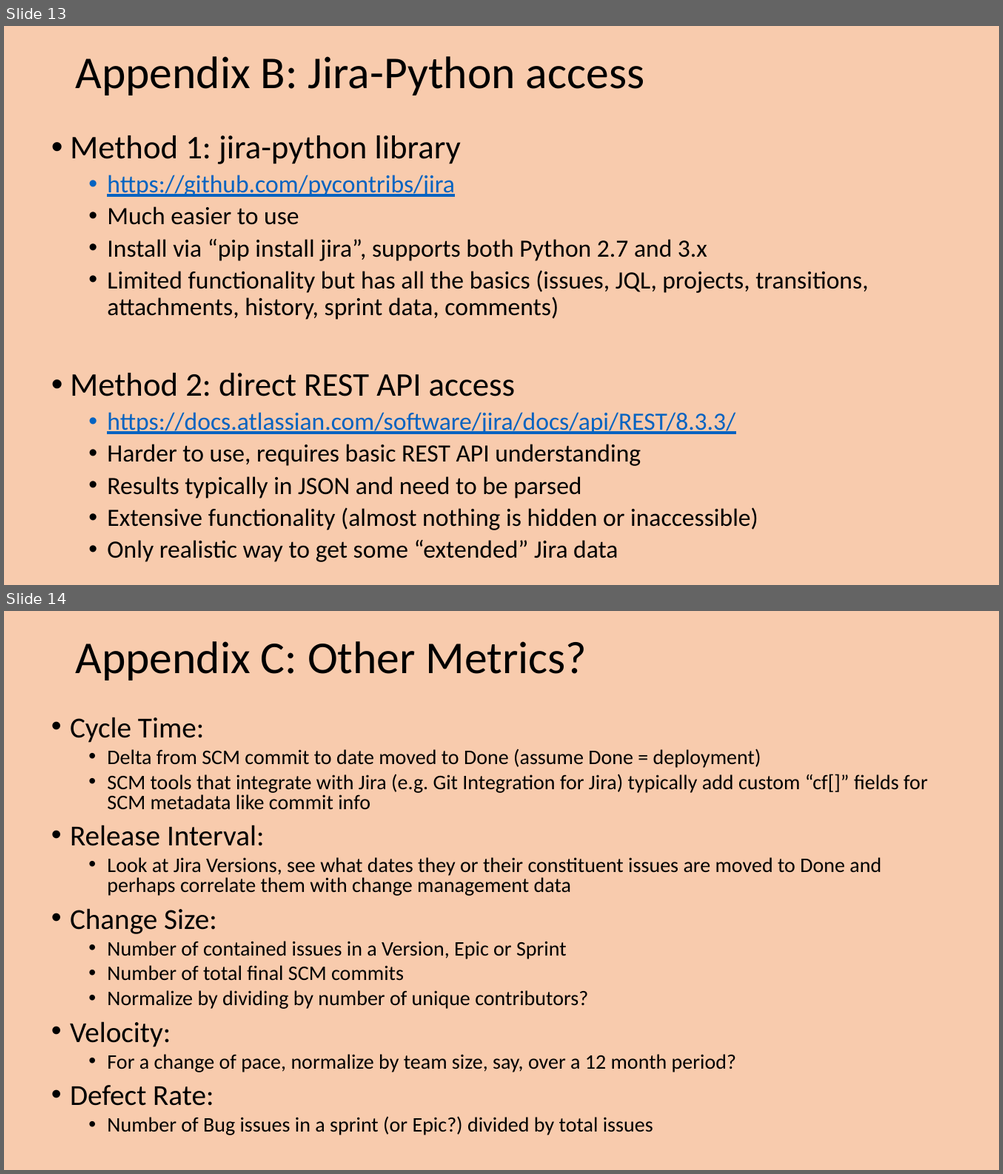
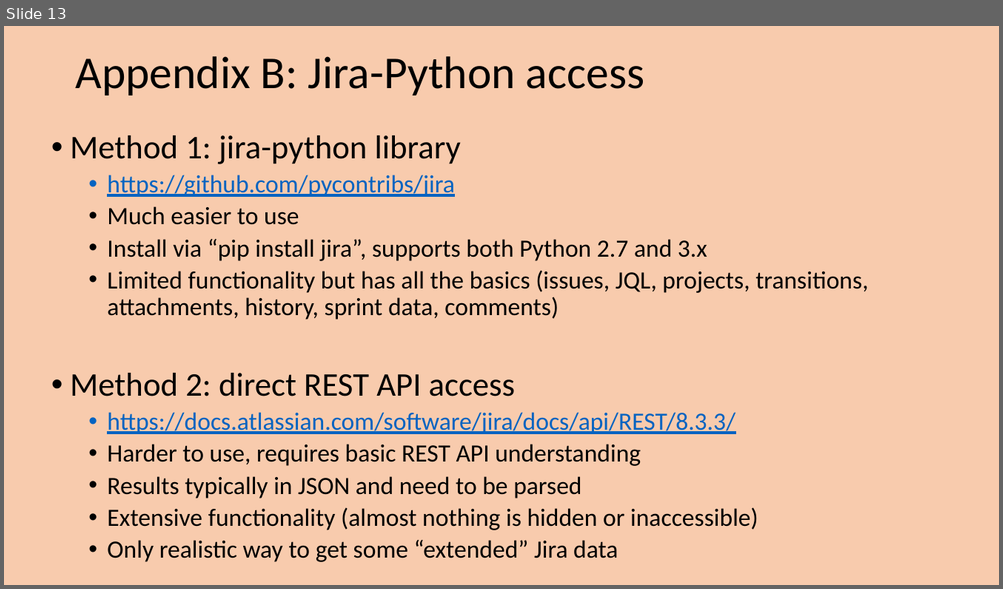
Before and after one commit to bobk/azurejirametrics, a slide deck: docs/Simple Jira Agile Metrics via Python and SQL (and Azure).pptx. Shown one above the other, each under a label of ours: slides 13 and 14 before the commit, slide 13 after it. The pictures are 1003x1174 and 1003x589 pixels, drawn with LibreOffice and Linux fonts; fonts in the diff are those of the drawing. Boxes give left, top, right and bottom in pixels: in the first picture for what was removed or moved away, otherwise in the second. Text is boxed around its words. In the diff, an @@ line names an element or a change of style, - is before the commit and + after.

```diff
--- a/docs/Simple Jira Agile Metrics via Python and SQL (and Azure).pptx
+++ b/docs/Simple Jira Agile Metrics via Python and SQL (and Azure).pptx
@@ slide 14 removed at [4,611,999,1170], background #F8CBAD @@
@@ title removed at [76,641,587,681] @@
-Appendix C: Other Metrics?
@@ text removed at [70,717,928,1136] @@
-• Cycle Time:
-  • Delta from SCM commit to date moved to Done (assume Done = deployment)
-  • SCM tools that integrate with Jira (e.g. Git Integration for Jira) typically add custom “cf[]” fields for SCM metadata like commit info
-• Release Interval:
-  • Look at Jira Versions, see what dates they or their constituent issues are moved to Done and perhaps correlate them with change management data
-• Change Size:
-  • Number of contained issues in a Version, Epic or Sprint
-  • Number of total final SCM commits
-  • Normalize by dividing by number of unique contributors?
-• Velocity:
-  • For a change of pace, normalize by team size, say, over a 12 month period?
-• Defect Rate:
-  • Number of Bug issues in a sprint (or Epic?) divided by total issues
```
Also in this commit, not shown: 2 slides changed.
